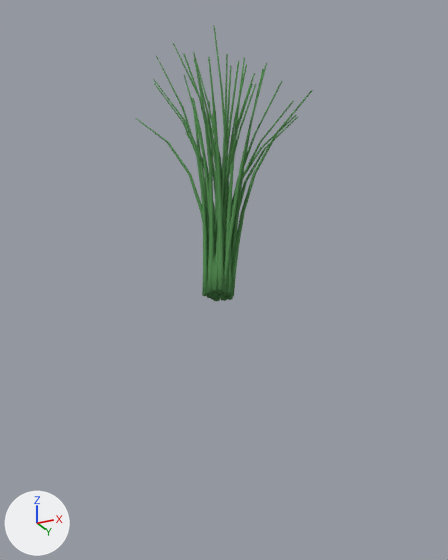
One commit to the Blender file Assets/Models/Reed.blend: the scene before it, then after it.
The view is the same before and after, from a 50 mm camera at (8.51, -16.67, -6.99) aimed at (0.23, -0.12, 0.46). Lighting does not change. The marker at lower left points along +X, +Y and +Z.

Objects in the first picture: 'Reed'.
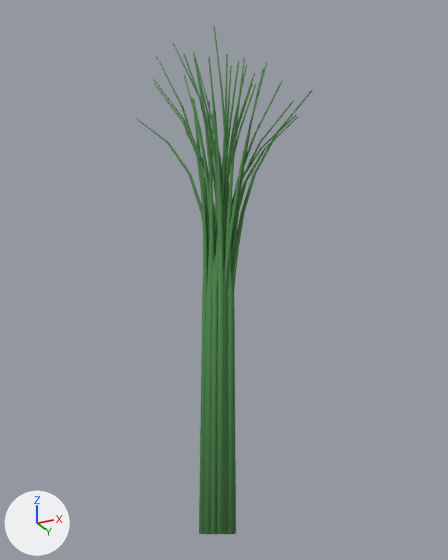
Pixel boxes (x1, y1, x2, y2) of what changed, in the pictures (448 x 560 px):
```json
{"object": "Reed", "change": "reshaped", "before": [135, 26, 313, 301], "after": [135, 26, 313, 534], "on screen": "84% taller"}
{"part": 1, "of": "me_circle", "change": "built on", "before": [202, 290, 234, 301], "after": [199, 290, 236, 534]}
```

The change, as JSON lines over the scene's bpy script:
```json
{"block": "me_circle", "where": "# used by ob_reed; location = (0.0, 0.0, 0.0); rotation_euler = (1.571, 0.0, 0.0), in degrees (90, 0, 0)"}
{"op": "remove", "block": "me_circle", "code": "me_circle.from_pydata(...)  # 1960 vertices, 1750 faces; spans x -3.6..3.41, y -0.01..9.5, z -2.01..3.23"}
{"op": "add", "block": "me_circle", "code": "me_circle.from_pydata(...)  # 2240 vertices, 2030 faces; spans x -3.6..3.41, y -7.1..9.5, z -2.01..3.23"}
{"block": "me_circle", "change": "me_circle part 1"}
{"block": "me_circle", "change": "35 faces are deleted"}
{"block": "me_circle", "change": "190 new vertices lie (0.0, -7.08, 0.0) away from vertices in x -0.48..0.49, y -0.01..0.01, z -0.5..0.5"}
{"block": "me_circle", "change": "90 new vertices lie (0.0, -7.09, 0.0) away from vertices in x -0.38..0.47, y -0.01..0.01, z -0.51..0.5"}
{"block": "me_circle", "change": "315 new faces join them"}
```
